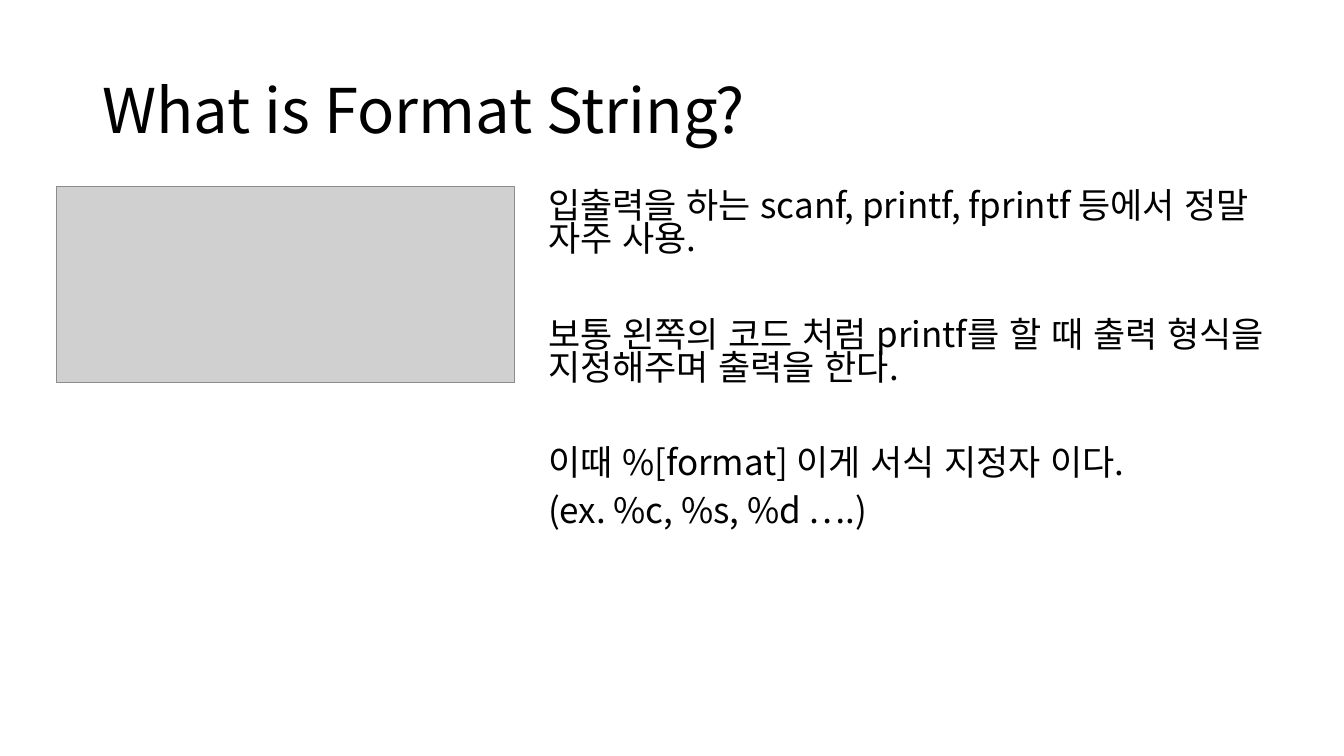
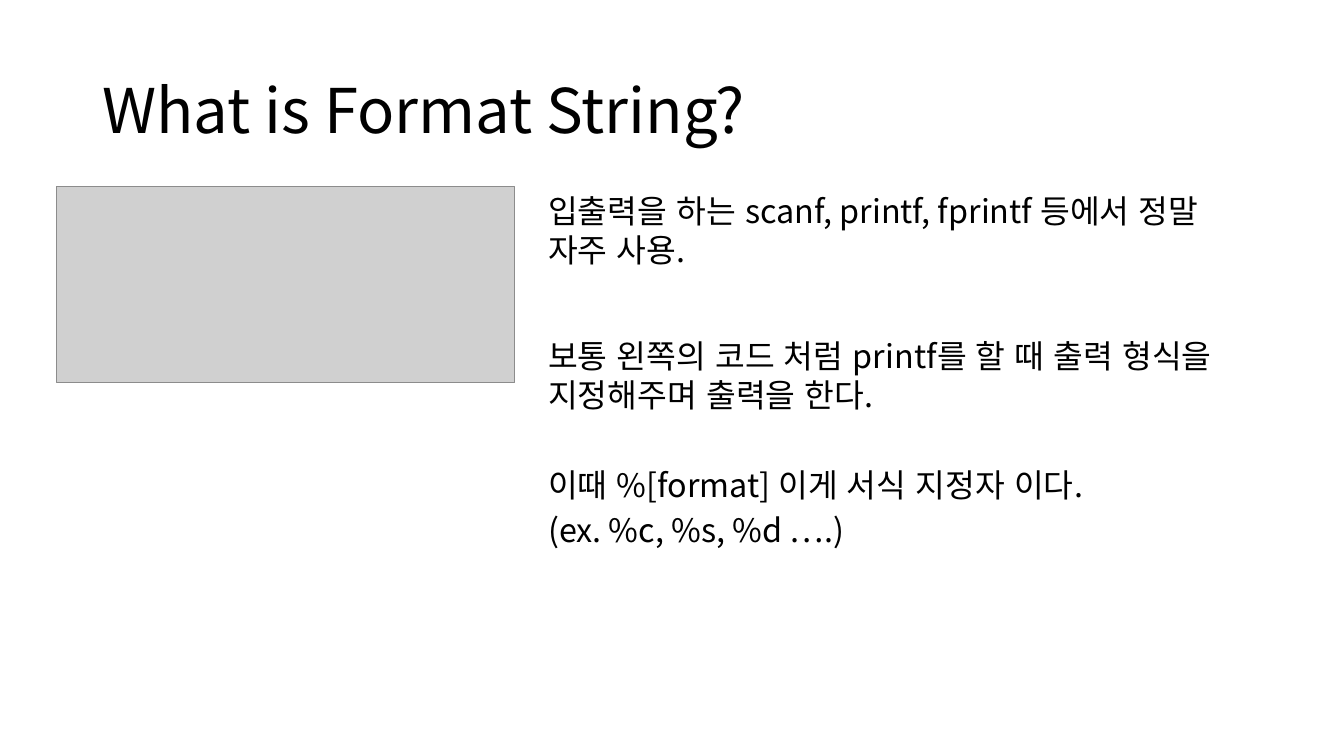
Before and after one commit to more-kohii/Cykor_seminar, a slide deck: slide 13 of ROP_FSB.pptx (slide 15 before the commit). Drawn at 1344x756 pixels with LibreOffice and Linux fonts; fonts in the diff are those of the drawing; grey boxes stand for pictures. Boxes give left, top, right and bottom in pixels: in the first picture for what was removed or moved away, otherwise in the second. Text is boxed around its words. In the diff, an @@ line names an element or a change of style, - is before the commit and + after.

```diff
--- a/ROP_FSB.pptx
+++ b/ROP_FSB.pptx
@@ text "입출력을 하는 scanf, printf, fprintf ..." at [548,196,1211,548]: size 25 to 23.1 pt; line spacing 0.8 to 1 @@
```
Also in this commit, not shown: 2 other slides changed, 2 slides removed.
